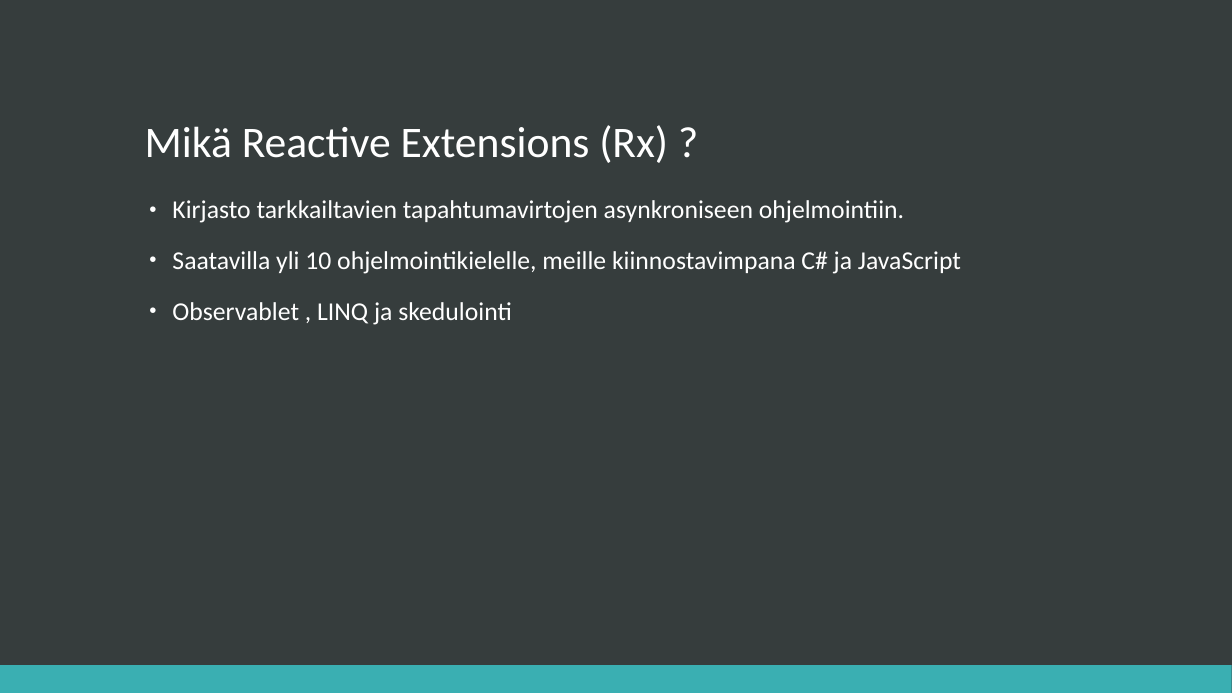
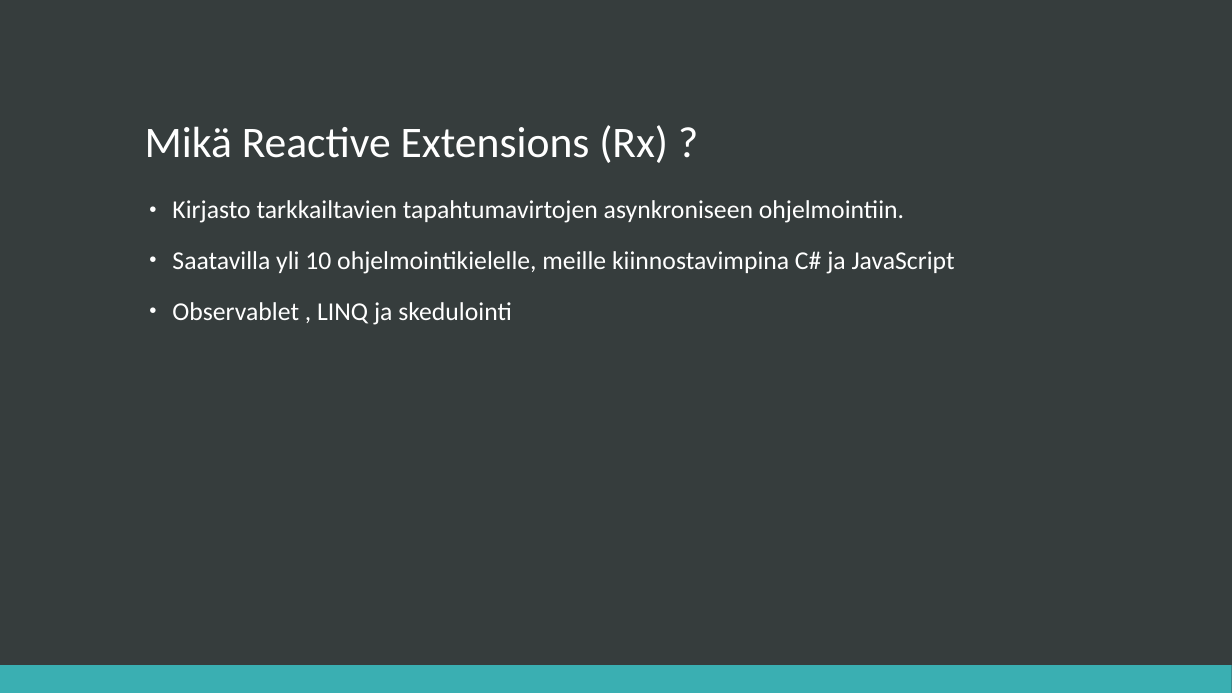
Before and after one commit to supertopi/RxWorkshop, a slide deck: slide 2 of EatechWorkshop_ReactiveExtensions.pptx. Drawn at 1232x693 pixels with LibreOffice and Linux fonts; fonts in the diff are those of the drawing. Boxes give left, top, right and bottom in pixels: in the first picture for what was removed or moved away, otherwise in the second. Text is boxed around its words. In the diff, an @@ line names an element or a change of style, - is before the commit and + after.

```diff
--- a/EatechWorkshop_ReactiveExtensions.pptx
+++ b/EatechWorkshop_ReactiveExtensions.pptx
@@ text at (172,251,955,274): text changed @@
-• Saatavilla yli 10 ohjelmointikielelle, meille kiinnostavimpana C# ja JavaScript
+• Saatavilla yli 10 ohjelmointikielelle, meille kiinnostavimpina C# ja JavaScript
```
Also in this commit, not shown: 4 other slides changed.
